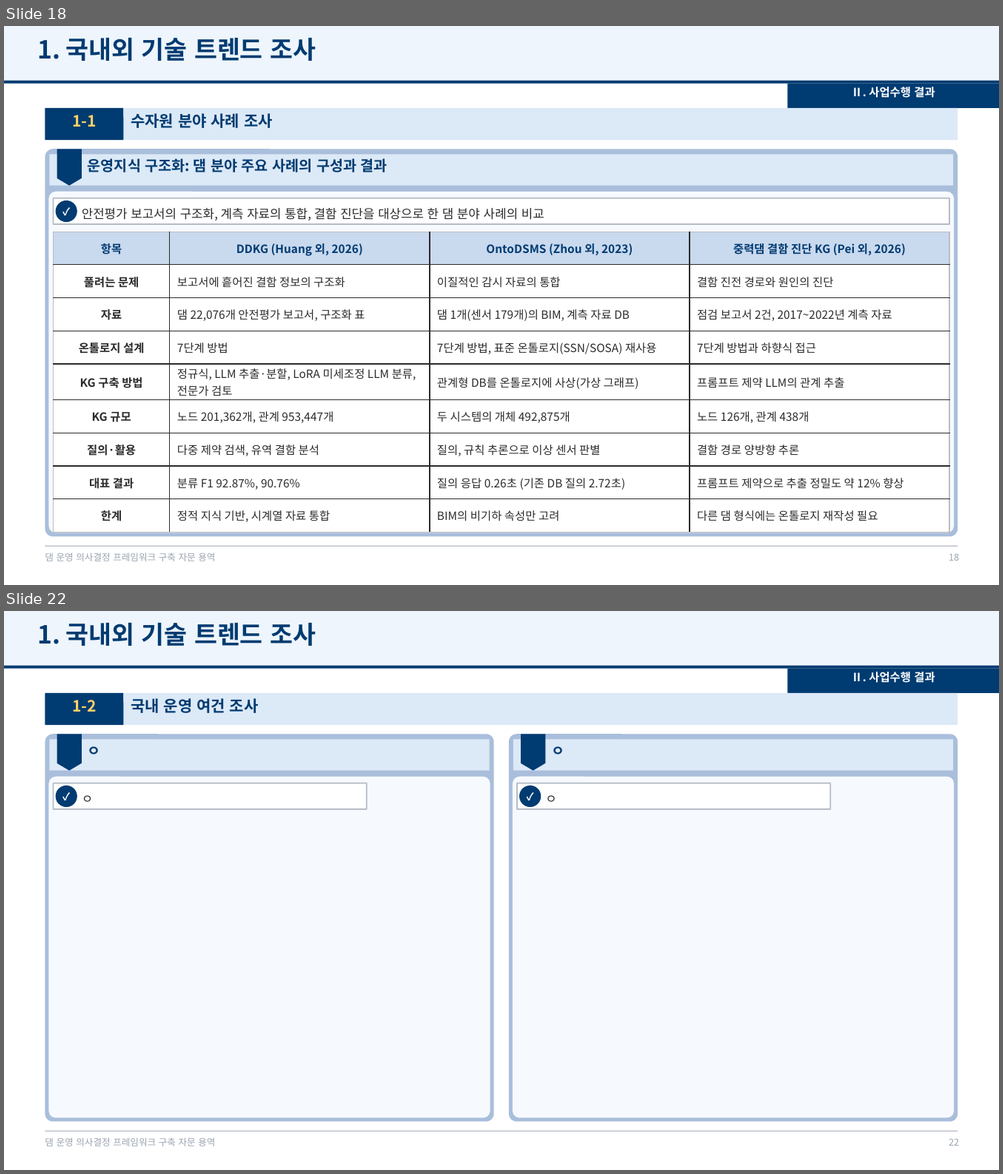
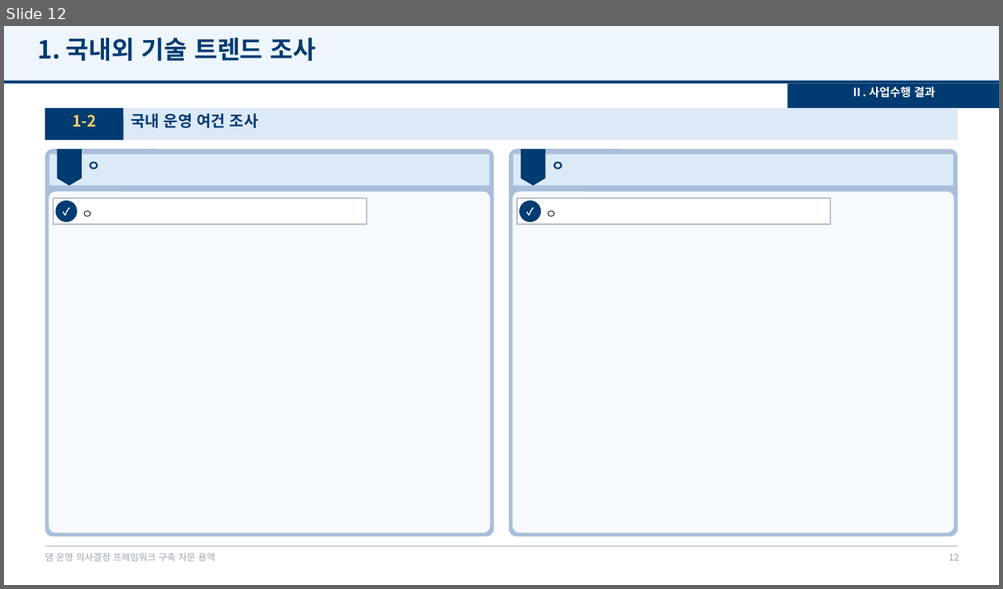
Before and after one commit to mkm1119/KGRAG-LLM, a slide deck: project_khnp/2026.12.09_최종보고회_발표자료_템플릿.pptx. Shown one above the other, each under a label of ours: slides 18 and 22 before the commit, slide 12 after it; the slides between them are not shown. The pictures are 1003x1174 and 1003x589 pixels, drawn with LibreOffice and Linux fonts; fonts in the diff are those of the drawing; background and template pictures are left out. Boxes give left, top, right and bottom in pixels: in the first picture for what was removed or moved away, otherwise in the second. Text is boxed around its words. In the diff, an @@ line names an element or a change of style, - is before the commit and + after.

```diff
--- a/project_khnp/2026.12.09_최종보고회_발표자료_템플릿.pptx
+++ b/project_khnp/2026.12.09_최종보고회_발표자료_템플릿.pptx
@@ slide 18 removed at box(4, 26, 999, 585), background #FFFFFF; not listed: 4 template elements that a slide beside it also shows @@
@@ text removed at box(37, 37, 316, 61) @@
-1. 국내외 기술 트렌드 조사
@@ rectangle removed at box(788, 84, 999, 108) @@
@@ text removed at box(851, 87, 934, 98) @@
-Ⅱ. 사업수행 결과
@@ rounded rectangle removed at box(45, 108, 958, 140) @@
@@ rounded rectangle removed at box(45, 108, 123, 140) @@
@@ text removed at box(131, 113, 273, 128) @@
-수자원 분야 사례 조사
@@ text removed at box(72, 115, 96, 127) @@
-1-1
@@ rounded rectangle removed at box(45, 149, 958, 537) @@
@@ rectangle removed at box(50, 154, 953, 186) @@
@@ flow chart offpage connector removed at box(57, 149, 82, 186) @@
@@ text removed at box(88, 158, 387, 173) @@
-운영지식 구조화: 댐 분야 주요 사례의 구성과 결과
@@ rounded rectangle removed at box(48, 192, 954, 534) @@
@@ rounded rectangle removed at box(54, 198, 949, 224) @@
@@ ellipse removed at box(56, 201, 77, 222) @@
@@ text removed at box(56, 201, 77, 222) @@
-✓
@@ text removed at box(82, 208, 544, 221) @@
-안전평가 보고서의 구조화, 계측 자료의 통합, 결함 진단을 대상으로 한 댐 분야 사례의 비교
@@ table removed at box(54, 232, 948, 530), 9 rows, 4 columns @@
-항목 | DDKG (Huang 외, 2026) | OntoDSMS (Zhou 외, 2023) | 중력댐 결함 진단 KG (Pei 외, 2026)
-풀려는 문제 | 보고서에 흩어진 결함 정보의 구조화 | 이질적인 감시 자료의 통합 | 결함 진전 경로와 원인의 진단
-자료 | 댐 22,076개 안전평가 보고서, 구조화 표 | 댐 1개(센서 179개)의 BIM, 계측 자료 DB | 점검 보고서 2건, 2017~2022년 계측 자료
-온톨로지 설계 | 7단계 방법 | 7단계 방법, 표준 온톨로지(SSN/SOSA) 재사용 | 7단계 방법과 하향식 접근
-KG 구축 방법 | 정규식, LLM 추출·분할, LoRA 미세조정 LLM 분류, 전문가 검토 | 관계형 DB를 온톨로지에 사상(가상 그래프) | 프롬프트 제약 LLM의 관계 추출
-KG 규모 | 노드 201,362개, 관계 953,447개 | 두 시스템의 개체 492,875개 | 노드 126개, 관계 438개
-질의·활용 | 다중 제약 검색, 유역 결함 분석 | 질의, 규칙 추론으로 이상 센서 판별 | 결함 경로 양방향 추론
-대표 결과 | 분류 F1 92.87%, 90.76% | 질의 응답 0.26초 (기존 DB 질의 2.72초) | 프롬프트 제약으로 추출 정밀도 약 12% 향상
-한계 | 정적 지식 기반, 시계열 자료 통합 | BIM의 비기하 속성만 고려 | 다른 댐 형식에는 온톨로지 재작성 필요
@@ page number removed at box(948, 554, 959, 561) @@
-18
@@ what was slide 22 is now slide 12 @@
@@ page number at box(948, 554, 959, 561): text changed @@
-22
+12
```
Also in this commit, not shown: 2 slides changed, 9 other slides removed, 1 other file.
